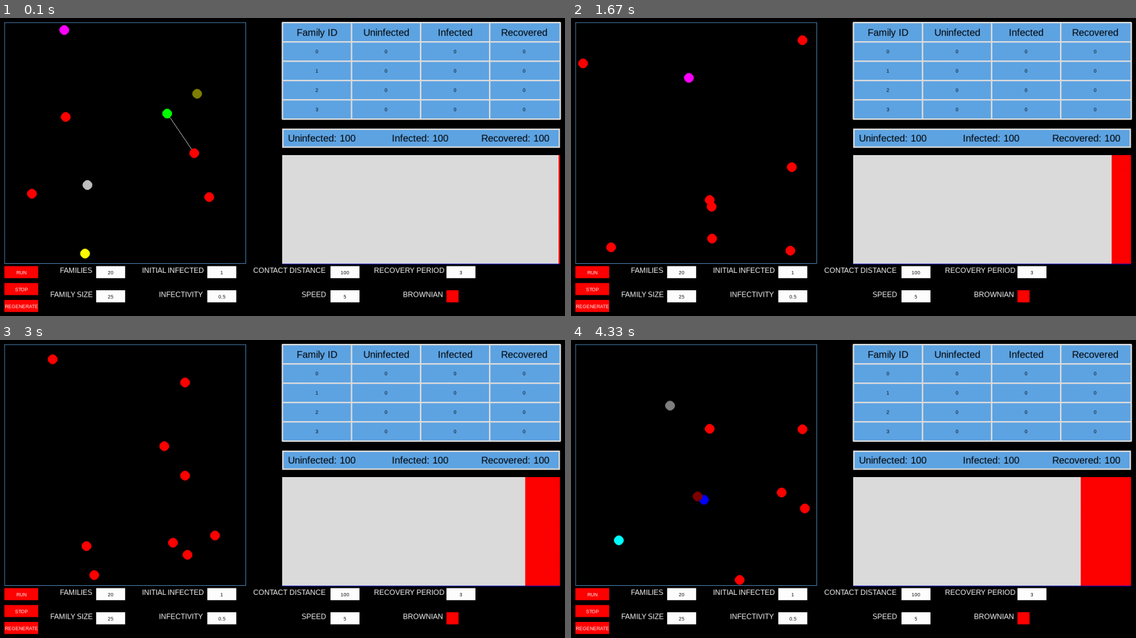
Above: before the commit, frames 1-4 (two rows, left to right).
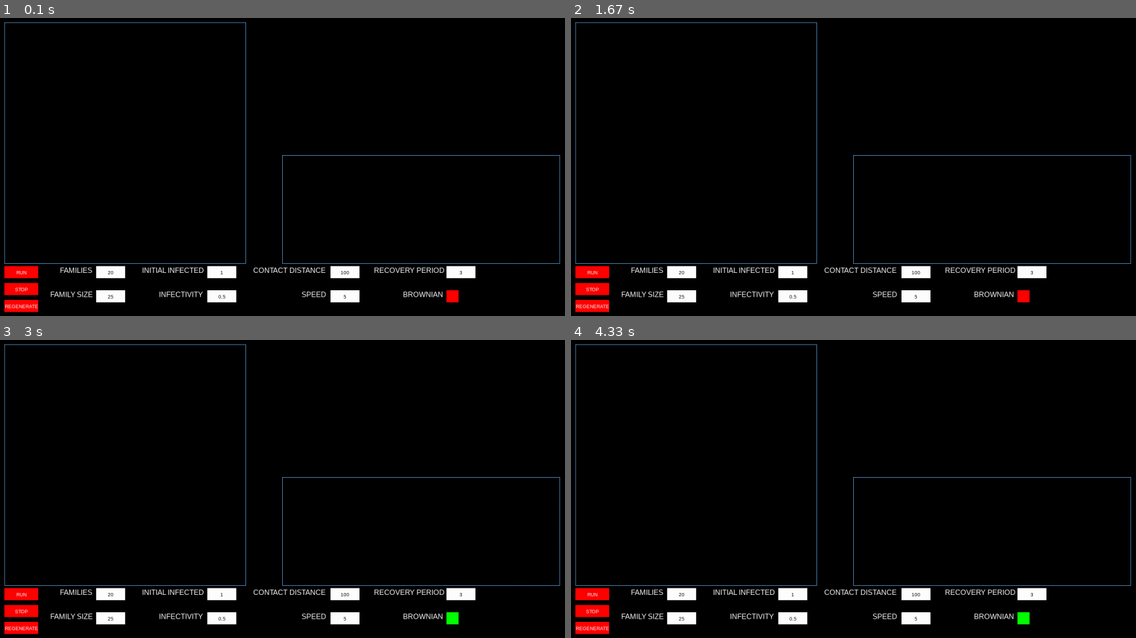
Above: after the commit, the same moments.

Repository: linyirun/EpidemicSimulator
Game: pygame game, started from main.py
The game is run twice, just before and just after one commit, with the same random seed, the same clock (stepped at 60 frames per second) and the same inputs.
Inputs (mouse positions are in pixels of both pictures, inside the frame that each line leads up to):
- Up to frame 1 (0.1 s): no input
- Up to frame 2 (1.67 s): click "RUN" at 0.4 s; click (859, 184) at 0.73 s; click "STOP" at 1.07 s; click (1062, 274) at 1.4 s
- Up to frame 3 (3 s): click (452, 617) at 1.73 s; click "25" at 2.57 s; click (197, 423) at 2.9 s
- Up to frame 4 (4.33 s): click "20" at 3.73 s; click (977, 432) at 4.07 s

The runs differ from the first frame. In frame 1, 38% of the frame differs, in the area x 4-100%, y 1-83%; in frame 2, 38%; in frame 3, 38%, in the area x 8-100%, y 1-96%; in frame 4, 38%.

Commit message:
started run and stop

Diff:
--- a/main.py
+++ b/main.py
@@ -22,6 +22,7 @@
 RED = (255, 0, 0)
 # Node Colours (20 of them, 1 per family)
 SKY_BLUE = (95, 165, 228)
+GREEN = (0, 255, 0)
 COLORS = [(0, 255, 0), (0, 0, 255), (255, 255, 0), (0, 255, 255), (255, 0, 255), (192, 192, 192), (128, 128, 128),
           (128, 0, 0), (128, 128, 0), (0, 128, 0), (128, 0, 128), (0, 128, 128), (0, 0, 128), (205, 133, 63),
           (255, 250, 240), (230, 230, 250), (123, 104, 238), (100, 149, 237), (175, 238, 238), (95, 165, 228)]
@@ -171,12 +172,11 @@
     # TODO: Delete, for testing purposes
     _i = 0
 
-    def __init__(self, total_population: int):
-        # TODO: Implement this with graph: initialize the number of initial infected using the graph
+    def __init__(self, total_population: int, g: Graph):
         self._total_population = total_population
         # Initialize data to all uninfected
         self._data = deque([(total_population, 0, 0)] * STACKED_GRAPH_LENGTH)
-        # self._graph = g
+        self._graph = g
 
     def update(self):
         """Updates the graph for the current frame, then draw it
@@ -336,6 +336,7 @@
         draw_text(self.pos_x + border_radius * 2, self.pos_y + STATS_H + 28, f"Uninfected: {100}", 20, BLACK)
         draw_text(self.pos_x + border_radius * 2 + 215, self.pos_y + STATS_H + 28, f"Infected: {100}", 20, BLACK)
         draw_text(self.pos_x + border_radius * 2 + 400, self.pos_y + STATS_H + 28, f"Recovered: {100}", 20, BLACK)
+
 
 def draw_node(position: tuple[int, int], colour: tuple[int, int, int]) -> None:
     """Draws a node at the given position
@@ -415,22 +416,20 @@
     # Local variables
     # this button list is needed for the event tracking
     buttons = [
-        run_b, fam_pop_b, fam_b, infect_b, regen_b, inital_infected_b, stop_b, close_cont_b, speed_b, recover_period, brownian
+        run_b, fam_pop_b, fam_b, infect_b, regen_b, inital_infected_b, stop_b, close_cont_b, speed_b, recover_period,
+        brownian
     ]
     # Holds the currently active button
     active_button = None
     # for testing purposes
-    temp_population = 600
-    num_families = 9
-    # TODO: Implement this using the what the user inputs
-    stacked_graph = StackedAreaGraph(temp_population)
-    stats_table = StatsTable(num_families)
-
-    simulation = sim(num_families, 1, 5, 100, 3, 100, FPS, False)
-    simulation.frame()
-    main_graph = simulation.simu_graph
+    simulation = None
+    main_graph = None
+    stacked_graph = None
+    stats_table = None
 
     done = False
+    is_running = False
+    can_initialize_run = True
     clock = py.time.Clock()
 
     while not done:
@@ -441,7 +440,8 @@
             if event.type == py.MOUSEWHEEL:
                 dy = event.y
                 x, y = py.mouse.get_pos()
-                stats_table.check_scroll(x, y, dy)
+                if stats_table is not None:
+                    stats_table.check_scroll(x, y, dy)
             if event.type == py.MOUSEBUTTONDOWN:
                 if active_button is not None:
                     active_button.active = False
@@ -451,6 +451,11 @@
                         b.active = True
                         active_button = b
                         break
+                # lol if statements for buttons lol
+                if active_button is brownian:
+                    active_button.background_color = GREEN if active_button.background_color == RED else RED
+                if active_button is run_b and not is_running:
+                    is_running = True
             if event.type == py.KEYDOWN and active_button is not None:
                 if event.key == py.K_BACKSPACE:
                     # may need more functionality later
@@ -482,8 +487,8 @@
         for b in buttons:
             # updates bounds for initial infected
             if b is inital_infected_b:
-                b.bounds = (1, int(fam_pop_b.text) * int(fam_b.text) if
-                fam_pop_b.text != '' and fam_b.text != '' else 1)
+                b.bounds = (
+                1, int(fam_pop_b.text) * int(fam_b.text) if fam_pop_b.text != '' and fam_b.text != '' else 1)
                 if b.text != '':
                     b.text = str(
                         min(
@@ -491,51 +496,59 @@
                             int(fam_pop_b.text) * int(fam_b.text) if
                             fam_pop_b.text != '' and fam_b.text != '' else 1))
             b.update()
-
-        # update main graph edges
-        for j in main_graph.infected:
-            for m in j.close_contact:
-                x = main_graph.id_to_person[m].location[0]
-                y = main_graph.id_to_person[m].location[1]
-                draw_edge((j.location[0] + 25, j.location[1] + 25), (x + 25, y + 25), WHITE)
-        for k in main_graph.id_to_person.values():
-            for n in main_graph.id_to_person.values():
-                if k.family_id == n.family_id:
-                    x = n.location[0]
-                    y = n.location[1]
-                    draw_edge((k.location[0] + 25, k.location[1] + 25), (x + 25, y + 25), WHITE)
-        # Update the main graph nodes
-        for j in main_graph.infected:
-            x = j.location[0]
-            y = j.location[1]
-            draw_node((x + 25, y + 25), (255, 0, 0))
-        for k in main_graph.recovered:
-            x = k.location[0]
-            y = k.location[1]
-            draw_node((x + 25, y + 25), (0, 0, 255))
-
-        for family_id in range(1, simulation.num_family + 1):
-            for person in simulation.id_to_family[family_id]:
-                if person.state != INFECTED:
-                    draw_node((person.location[0] + 25, person.location[1] + 25), COLORS[family_id - 1])
+        if is_running and can_initialize_run:
+            can_initialize_run = False
+            try:
+                population = int(fam_b.text) * int(fam_pop_b.text)
+            except ValueError:
+                draw_text(SCREEN_WIDTH // 2, SCREEN_HEIGHT // 2, "INPUTS MUST BE VALID", 50, RED)
+                can_initialize_run = True
+                is_running = False
+            else:
+                num_families = int(fam_b.text)
+                simulation = sim(num_families, 1, 5, 100, 3, 100, FPS, False)
+                main_graph = simulation.simu_graph
+                stacked_graph = StackedAreaGraph(population, main_graph)
+                stats_table = StatsTable(num_families)
+
+        if is_running:
+            # update main graph edges
+            simulation.frame()
+            for j in main_graph.infected:
+                for m in j.close_contact:
+                    x = main_graph.id_to_person[m].location[0]
+                    y = main_graph.id_to_person[m].location[1]
+                    draw_edge((j.location[0] + 25, j.location[1] + 25), (x + 25, y + 25), WHITE)
+            for k in main_graph.id_to_person.values():
+                for n in main_graph.id_to_person.values():
+                    if k.family_id == n.family_id:
+                        x = n.location[0]
+                        y = n.location[1]
+                        draw_edge((k.location[0] + 25, k.location[1] + 25), (x + 25, y + 25), WHITE)
+            # Update the main graph nodes
+            for j in main_graph.infected:
+                x = j.location[0]
+                y = j.location[1]
+                draw_node((x + 25, y + 25), (255, 0, 0))
+            for k in main_graph.recovered:
+                x = k.location[0]
+                y = k.location[1]
+                draw_node((x + 25, y + 25), (0, 0, 255))
+
+            for family_id in range(1, simulation.num_family + 1):
+                for person in simulation.id_to_family[family_id]:
+                    if person.state != INFECTED:
+                        draw_node((person.location[0] + 25, person.location[1] + 25), COLORS[family_id - 1])
+
+            stacked_graph.update()
+            stats_table.update()
+            # checks if simulation is done
+            if simulation.simu_graph.infected == set() or active_button is stop_b:
+                is_running = False
+                can_initialize_run = True
+
 
         update_text_and_graphs()
-
-        stacked_graph.update()
-        stats_table.update()
-        simulation.frame()
-
-        # nodes = []
-        # NODES = 50
-        # for i in range(NODES):
-        #     node1 = (random.randint(25, 525), random.randint(25, 525))
-        #     nodes.append(node1)
-        #     draw_node(node1)
-        #
-        # for i in range(NODES - 1):
-        #     for j in range(i + 1, NODES):
-        #         draw_edge(nodes[i], nodes[j])
-
         py.display.flip()
         clock.tick(FPS)
 
